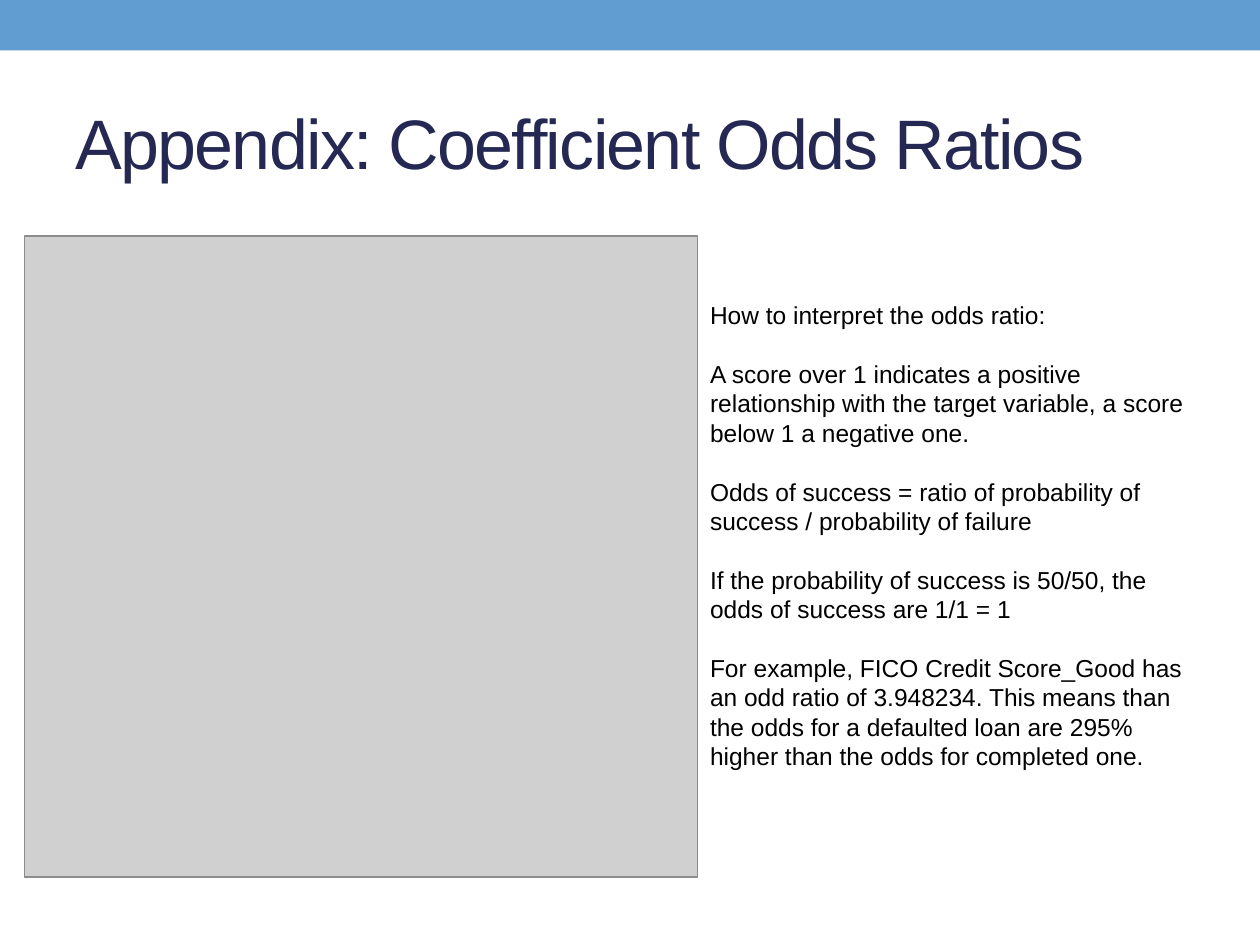
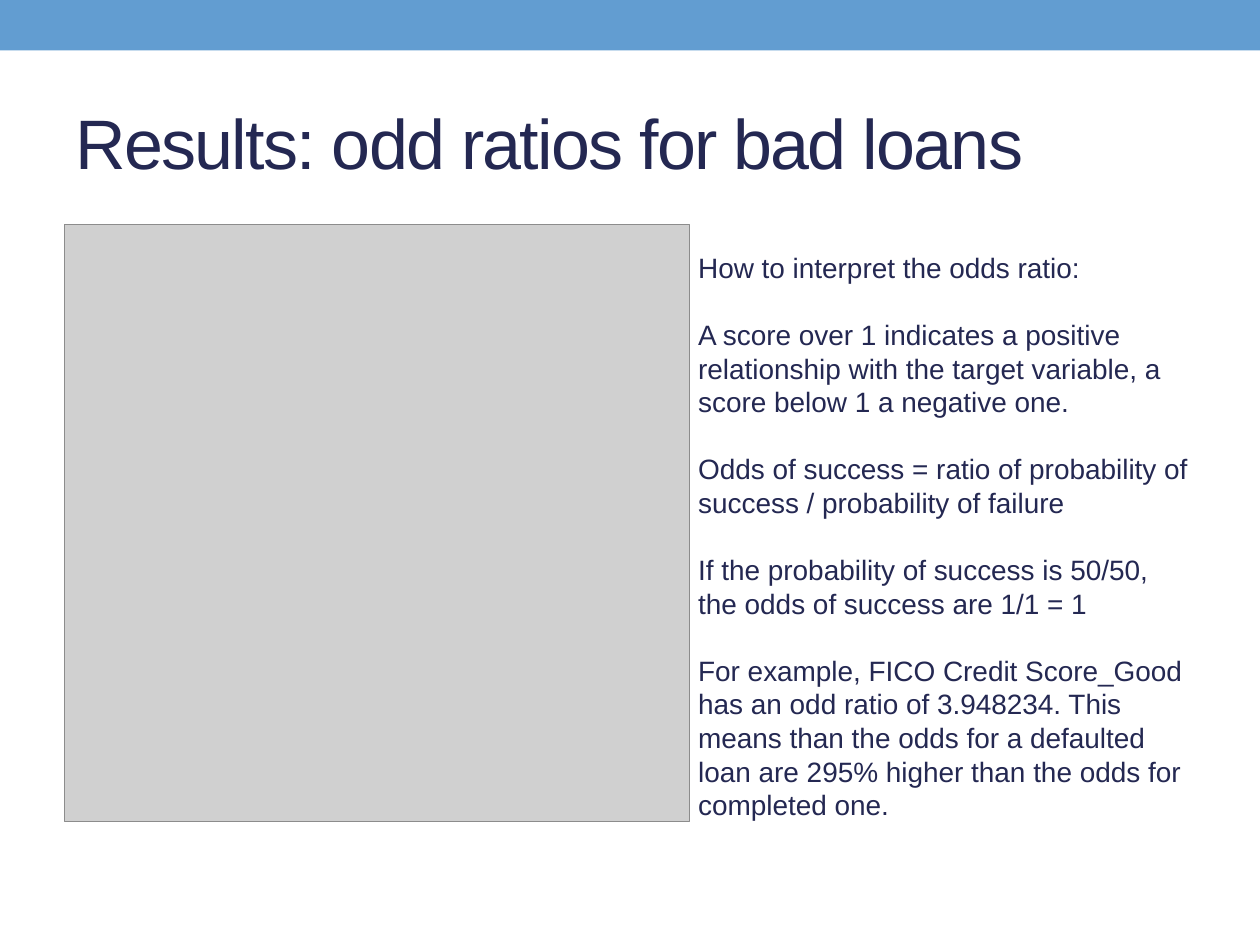
Before and after one commit to Son17/Data-Science-Projects, a slide deck: slide 25 of LG presentation.pptx (slide 34 before the commit). Drawn at 1260x945 pixels with LibreOffice and Linux fonts; fonts in the diff are those of the drawing; grey boxes stand for pictures. Boxes give left, top, right and bottom in pixels: in the first picture for what was removed or moved away, otherwise in the second. Text is boxed around its words. In the diff, an @@ line names an element or a change of style, - is before the commit and + after.

```diff
--- a/LG presentation.pptx
+++ b/LG presentation.pptx
@@ title at box(76, 118, 1023, 170): text changed @@
-Appendix: Coefficient Odds Ratios
+Results: odd ratios for bad loans
@@ picture: place and size @@
-picture at box(25, 236, 698, 877)
+picture at box(64, 224, 689, 822)
@@ text removed at box(101, 235, 295, 237) @@
-• Odd ratios
@@ text "How to interpret the odds ...": place and size @@
-text "How to interpret the odds ..." at box(710, 306, 1183, 770)
+text "How to interpret the odds ..." at box(698, 257, 1187, 820)
@@ text "How to interpret the odds ..." at box(698, 257, 1187, 820): size 14 to 16 pt, text colour #000000 to #242852 @@
```
Also in this commit, not shown: 28 other slides changed, 3 slides removed, 2 other files.
